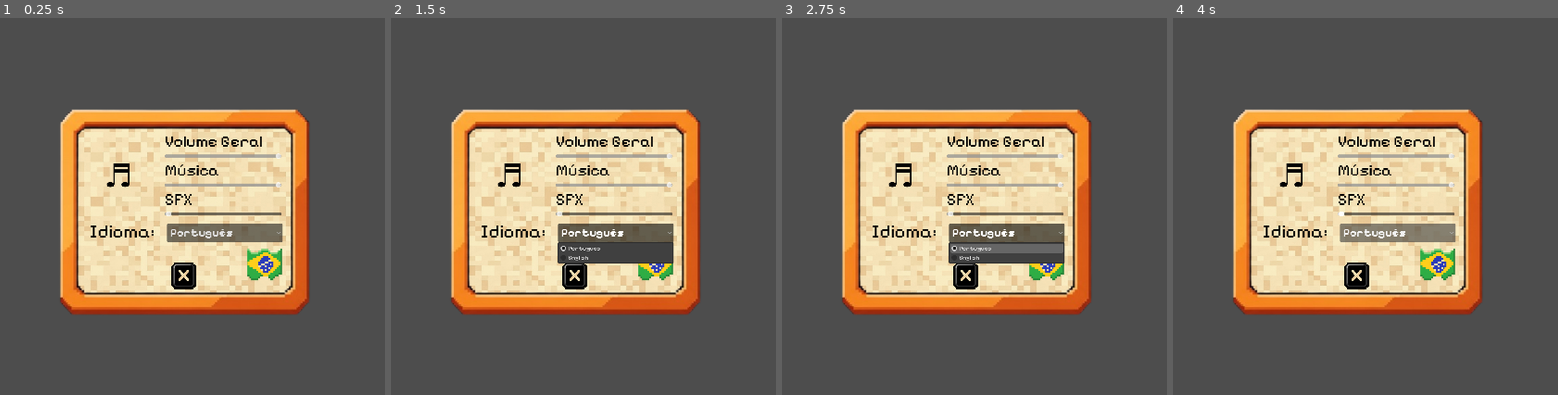
Above: before the commit, frames 1-4 (left to right).
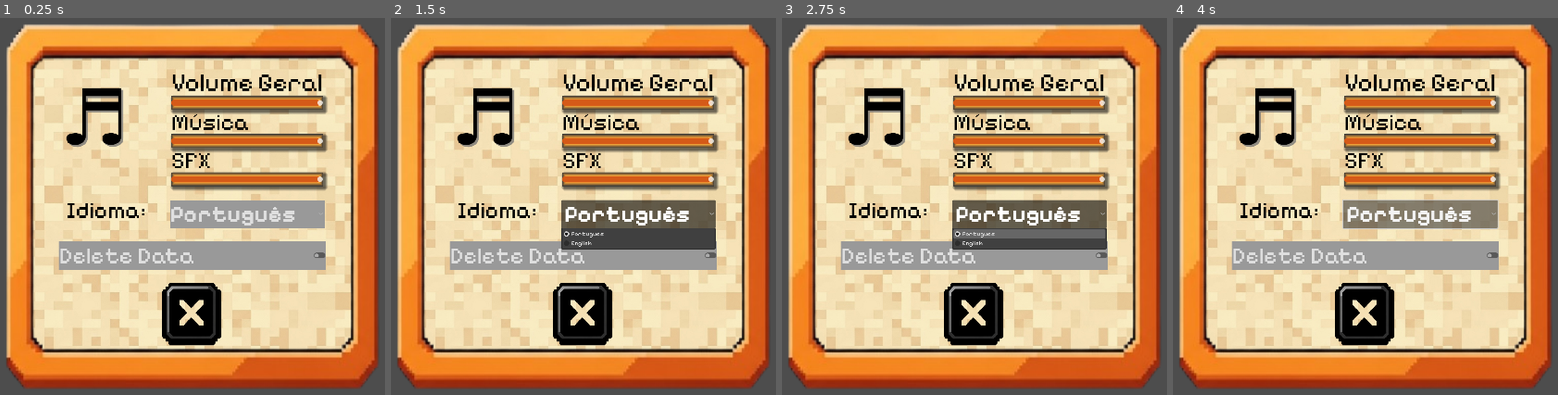
Above: after the commit, the same moments.

Repository: Guga-tab/a-lista-nao-acaba
Game: Godot game, scene res://scenes/pop_ups/config.tscn
Same seed, same stepped clock (60 frames per second), same inputs: the game is played once before the commit and once after it. This scene is started directly instead of the project's main scene. Sound files missing from this copy of the repository are replaced by a short silence.
Inputs:
- Up to frame 1 (0.25 s): no input
- Up to frame 2 (1.5 s): click "Português" at 0.5 s; tap Enter at 1.25 s; hold Right (ui_right) from 1.28 s (still down)
- Up to frame 3 (2.75 s): tap Space at 2 s; release Right (ui_right) at 2.03 s; hold Down (ui_down) from 2.03 s (still down)
- Up to frame 4 (4 s): tap Enter at 2.75 s; release Down (ui_down) at 2.78 s; hold Right (ui_right) 2.78-3.53 s; hold Up (ui_up) from 3.53 s (still down)

The runs differ from the first frame. In frame 1, 84% of the frame differs, in the area x 1-99%, y 1-99%; in frame 2, 83%; in frame 3, 83%; in frame 4, 84%.

Commit message:
feat: delete user data

Diff:
--- a/scenes/pop_ups/config.tscn
+++ b/scenes/pop_ups/config.tscn
@@ -6,29 +6,65 @@
 [ext_resource type="FontFile" uid="uid://bbrdd1lj6ua66" path="res://fonts/Pixelify_Sans/static/PixelifySans-Bold.ttf" id="4_7fyqw"]
 [ext_resource type="Script" uid="uid://duhjxp77hdc8c" path="res://scripts/elements/language_options.gd" id="4_847j5"]
 [ext_resource type="Texture2D" uid="uid://b8j53vpdd4i2a" path="res://assets/buttons/x_button.png" id="5_nsku3"]
-[ext_resource type="Texture2D" uid="uid://c7m5gysjelqbp" path="res://assets/icons/brazil_icon.png" id="6_i2g36"]
 [ext_resource type="FontFile" uid="uid://dncemyjponlf" path="res://fonts/Pixelify_Sans/PixelifySans-VariableFont_wght.ttf" id="7_c5reu"]
+[ext_resource type="FontFile" uid="uid://noxa3dpws2ju" path="res://fonts/Pixelify_Sans/static/PixelifySans-Regular.ttf" id="8_7fyqw"]
 [ext_resource type="PackedScene" uid="uid://b8qxiy3sodbb2" path="res://scenes/song/volume_slider.tscn" id="8_qhdtc"]
 
+[sub_resource type="StyleBoxFlat" id="StyleBoxFlat_eb33n"]
+
 [sub_resource type="LabelSettings" id="LabelSettings_huqva"]
-font_size = 83
-font_color = Color(0, 0, 0, 1)
+font = ExtResource("7_c5reu")
+font_size = 200
+font_color = Color(0, 0, 0, 1)
+shadow_color = Color(0.446777, 0.44677705, 0.44677705, 0.76862746)
+shadow_offset = Vector2(5, 5)
 
 [sub_resource type="LabelSettings" id="LabelSettings_rn47q"]
 font = ExtResource("7_c5reu")
-font_size = 49
-font_color = Color(0, 0, 0, 1)
+font_size = 60
+font_color = Color(0, 0, 0, 1)
+
+[sub_resource type="StyleBoxFlat" id="StyleBoxFlat_g0bwi"]
 
 [sub_resource type="LabelSettings" id="LabelSettings_lvjhn"]
-font_size = 42
-font_color = Color(0, 0, 0, 1)
+font = ExtResource("8_7fyqw")
+font_size = 65
+font_color = Color(0, 0, 0, 1)
+
+[sub_resource type="StyleBoxFlat" id="StyleBoxFlat_jauu6"]
+content_margin_top = 8.0
+content_margin_bottom = 8.0
+bg_color = Color(0.99607843, 0.6627451, 0.22352941, 1)
+border_width_left = 10
+border_width_top = 10
+border_width_right = 10
+border_width_bottom = 10
+border_color = Color(0.21350348, 0.21350351, 0.21350348, 1)
+border_blend = true
+expand_margin_top = 10.0
+expand_margin_bottom = 10.0
+shadow_color = Color(0.066070534, 0.06607054, 0.066070534, 0.6)
+shadow_size = 8
+shadow_offset = Vector2(5, 5)
+
+[sub_resource type="StyleBoxFlat" id="StyleBoxFlat_7fyqw"]
+bg_color = Color(0.8352941, 0.3529412, 0.09411765, 1)
+corner_radius_top_left = 10
+corner_radius_top_right = 10
+corner_radius_bottom_right = 10
+corner_radius_bottom_left = 10
+
+[sub_resource type="StyleBoxFlat" id="StyleBoxFlat_ryhg6"]
+bg_color = Color(0.9843137, 0.65882355, 0.21568628, 1)
 
 [sub_resource type="LabelSettings" id="LabelSettings_lcgs8"]
-font_size = 42
+font = ExtResource("7_c5reu")
+font_size = 60
 font_color = Color(0, 0, 0, 1)
 
 [sub_resource type="LabelSettings" id="LabelSettings_mo5w4"]
-font_size = 42
+font = ExtResource("8_7fyqw")
+font_size = 60
 font_color = Color(0, 0, 0, 1)
 
 [node name="Config" type="Control" unique_id=643388367]
@@ -52,10 +88,10 @@
 anchor_top = 0.5
 anchor_right = 0.5
 anchor_bottom = 0.5
-offset_left = -596.0
-offset_top = -325.0
-offset_right = 596.0
-offset_bottom = 325.0
+offset_left = -869.0
+offset_top = -595.0
+offset_right = 910.0
+offset_bottom = 557.0
 grow_horizontal = 2
 grow_vertical = 2
 texture = ExtResource("2_o57cd")
@@ -68,10 +104,10 @@
 anchor_top = 0.5
 anchor_right = 0.5
 anchor_bottom = 0.5
-offset_left = -294.0
-offset_top = -232.5
-offset_right = 294.0
-offset_bottom = 232.5
+offset_left = -438.5
+offset_top = -419.625
+offset_right = 438.5
+offset_bottom = 419.625
 grow_horizontal = 2
 grow_vertical = 2
 texture = ExtResource("3_jpaht")
@@ -86,14 +122,15 @@
 anchor_top = 0.5
 anchor_right = 0.5
 anchor_bottom = 0.5
-offset_left = -47.0
-offset_top = 36.0
-offset_right = 253.0
-offset_bottom = 84.0
+offset_left = -39.0
+offset_top = -13.0
+offset_right = 362.0
+offset_bottom = 35.0
 grow_horizontal = 2
 grow_vertical = 2
 theme_override_fonts/font = ExtResource("4_7fyqw")
-theme_override_font_sizes/font_size = 30
+theme_override_font_sizes/font_size = 60
+theme_override_styles/normal = SubResource("StyleBoxFlat_eb33n")
 script = ExtResource("4_847j5")
 
 [node name="ExitButton" type="TextureButton" parent="." unique_id=770317885]
@@ -103,49 +140,52 @@
 anchor_top = 0.5
 anchor_right = 0.5
 anchor_bottom = 0.5
-offset_left = -81.0
-offset_top = 126.0
-offset_right = 78.49048
-offset_bottom = 217.0
+offset_left = -168.0
+offset_top = 164.0
+offset_right = 211.0
+offset_bottom = 377.0
 grow_horizontal = 2
 grow_vertical = 2
 texture_normal = ExtResource("5_nsku3")
 ignore_texture_size = true
 stretch_mode = 0
 
-[node name="Flag" type="TextureRect" parent="." unique_id=1565993883]
-layout_mode = 0
-offset_left = 130.0
-offset_top = 83.0
-offset_right = 282.0
-offset_bottom = 201.0
-texture = ExtResource("6_i2g36")
-expand_mode = 1
-
 [node name="Music" type="Label" parent="." unique_id=1755936216]
 layout_mode = 0
-offset_left = -211.0
-offset_top = -137.0
-offset_right = -128.0
-offset_bottom = -16.0
+offset_left = -326.0
+offset_top = -355.0
+offset_right = -126.0
+offset_bottom = -65.0
 text = "♬"
 label_settings = SubResource("LabelSettings_huqva")
 
 [node name="Language" type="Label" parent="." unique_id=487438030]
 layout_mode = 0
-offset_left = -247.0
-offset_top = 26.0
-offset_right = -44.0
-offset_bottom = 98.0
+offset_left = -308.0
+offset_top = -36.0
+offset_right = -102.0
+offset_bottom = 37.0
 text = "Idioma:"
 label_settings = SubResource("LabelSettings_rn47q")
 
+[node name="CheckButton" type="CheckButton" parent="." unique_id=363683479]
+layout_mode = 0
+offset_left = -327.0
+offset_top = 82.0
+offset_right = 365.0
+offset_bottom = 155.0
+size_flags_vertical = 0
+theme_override_font_sizes/font_size = 60
+theme_override_styles/normal = SubResource("StyleBoxFlat_g0bwi")
+text = "Delete Data"
+
 [node name="VBoxContainer" type="VBoxContainer" parent="." unique_id=438786641]
 layout_mode = 0
-offset_left = -53.0
-offset_top = -202.0
-offset_right = 250.0
-offset_bottom = 46.0
+offset_left = -36.0
+offset_top = -369.0
+offset_right = 248.0
+offset_bottom = -121.0
+theme_override_constants/separation = 5
 
 [node name="master" type="Label" parent="VBoxContainer" unique_id=1376815995]
 layout_mode = 2
@@ -154,6 +194,9 @@
 
 [node name="MasterSlider" parent="VBoxContainer" unique_id=2051280562 instance=ExtResource("8_qhdtc")]
 layout_mode = 2
+theme_override_styles/slider = SubResource("StyleBoxFlat_jauu6")
+theme_override_styles/grabber_area = SubResource("StyleBoxFlat_7fyqw")
+theme_override_styles/grabber_area_highlight = SubResource("StyleBoxFlat_ryhg6")
 max_value = 1.0
 step = 0.001
 bus_name = "Master"
@@ -165,9 +208,12 @@
 
 [node name="MusicSlider" parent="VBoxContainer" unique_id=305323429 instance=ExtResource("8_qhdtc")]
 layout_mode = 2
+theme_override_styles/slider = SubResource("StyleBoxFlat_jauu6")
+theme_override_styles/grabber_area = SubResource("StyleBoxFlat_7fyqw")
+theme_override_styles/grabber_area_highlight = SubResource("StyleBoxFlat_ryhg6")
 max_value = 1.0
 step = 0.001
-bus_name = "music"
+bus_name = "Master"
 
 [node name="sfx" type="Label" parent="VBoxContainer" unique_id=1816588317]
 layout_mode = 2
@@ -176,7 +222,13 @@
 
 [node name="SFXSlider" parent="VBoxContainer" unique_id=1023512387 instance=ExtResource("8_qhdtc")]
 layout_mode = 2
-bus_name = "sfx"
+theme_override_styles/slider = SubResource("StyleBoxFlat_jauu6")
+theme_override_styles/grabber_area = SubResource("StyleBoxFlat_7fyqw")
+theme_override_styles/grabber_area_highlight = SubResource("StyleBoxFlat_ryhg6")
+max_value = 1.0
+step = 0.001
+bus_name = "Master"
 
 [connection signal="item_selected" from="OptionButton" to="OptionButton" method="_on_item_selected"]
 [connection signal="pressed" from="ExitButton" to="." method="_on_exit_button_pressed"]
+[connection signal="toggled" from="CheckButton" to="." method="_on_check_button_toggled"]
--- a/scripts/elements/config_screen.gd
+++ b/scripts/elements/config_screen.gd
@@ -1,10 +1,14 @@
 extends Control
+# Precarrega o UserService para usar a função de reset
+@onready var UserService = preload("res://scripts/services/user_service.gd").new()
+@onready var option_button = $OptionButton
 
-@onready var option_button = $OptionButton
 
 # Called when the node enters the scene tree for the first time.
 func _ready() -> void:
 	option_button.modulate.a = 1.0
+	 # Adiciona o UserService como filho deste nó para ele funcionar corretamente
+	add_child(UserService)
 
 func _on_exit_button_pressed() -> void:
 	queue_free()
@@ -14,3 +18,16 @@
 		if child is TextureRect:
 			child.custom_minimum_size = Vector2(0, 0)
 		_reset_texture_rects(child)
+
+func _on_check_button_toggled(toggled_on: bool) -> void:
+	if toggled_on:
+		print("CheckButton ativado! Apagando dados do jogo...")
+
+		# 1. Executa a função de reset do serviço
+		UserService.reset_user_data()
+
+		## 2. Desmarca o botão novamente para ele não ficar ativo
+		#button_pressed = false
+
+		# 3. Recarrega a cena atual para aplicar todas as mudanças na interface
+		get_tree().change_scene_to_file("res://scenes/screens/title.tscn")
--- a/scripts/services/user_service.gd
+++ b/scripts/services/user_service.gd
@@ -102,3 +102,14 @@
 # Desequipa a skin (volta para a padrão)
 func unequip_skin():
 	equip_skin("default")
+
+
+func reset_user_data() -> void:
+	print("Resetando dados do usuário para teste...")
+	var empty_users: Array = []
+	Database.save_users(empty_users)
+	user_id = -1
+	avatar_id = -1
+	load_or_create_user()
+	coins_changed.emit(0)
+	print("Dados resetados com sucesso!")
